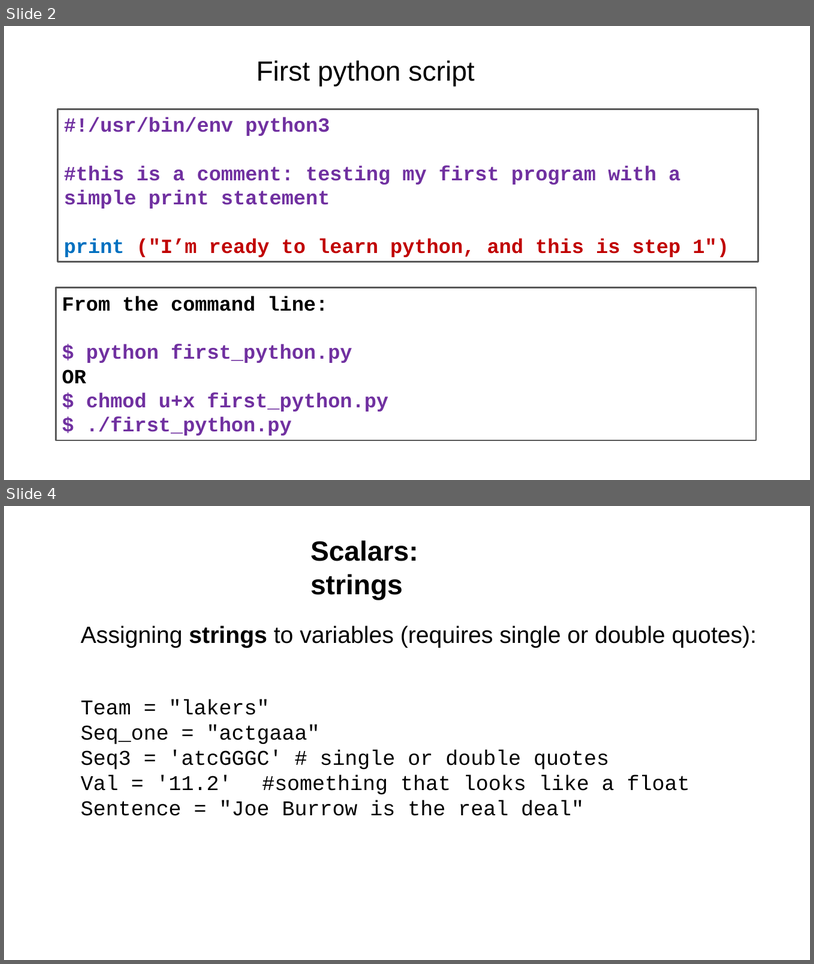
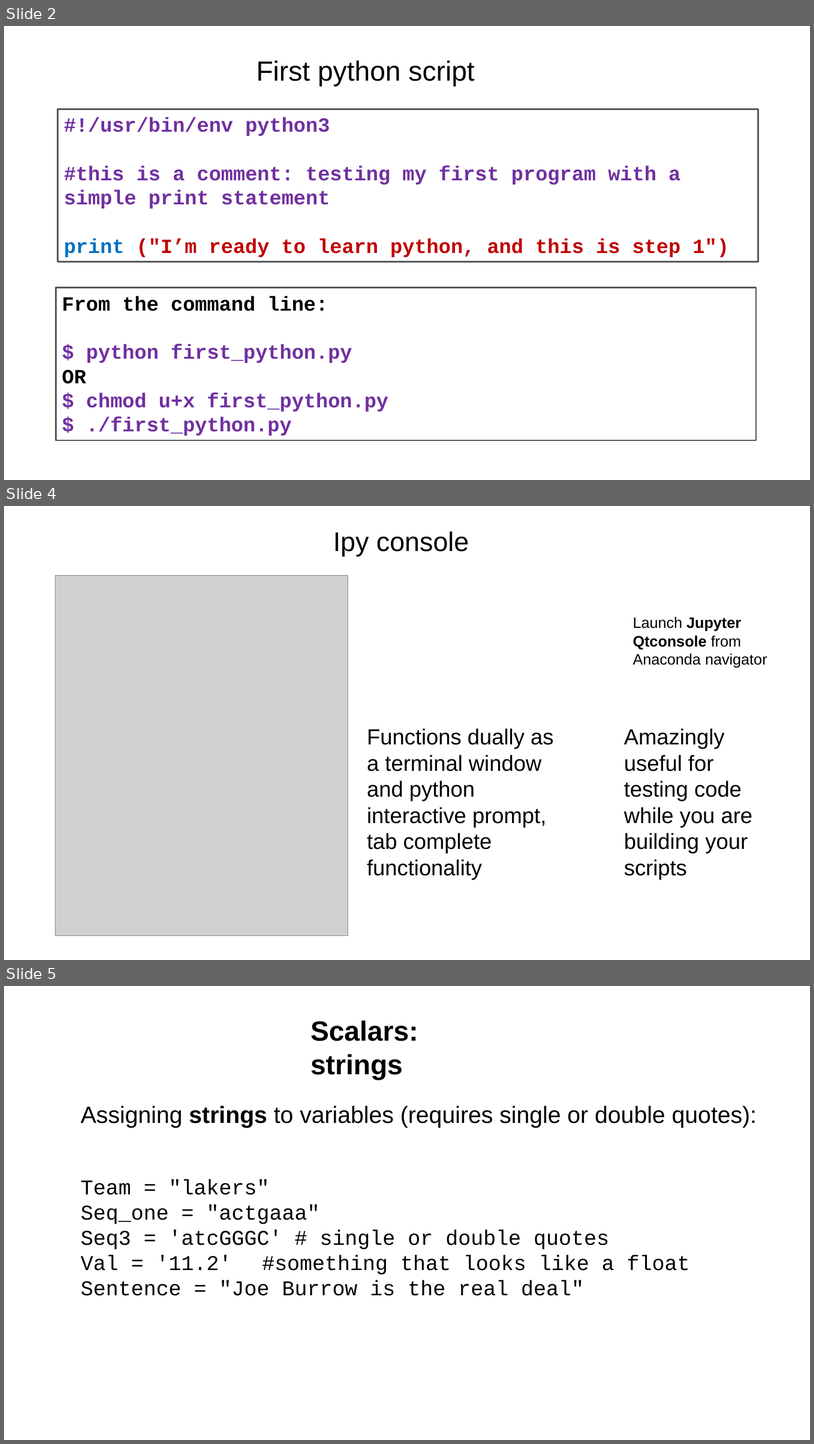
Before and after one commit to tparchman/F21_BIOL792_coursepage, a slide deck: week6_pythonI/week6_python.pptx. Shown one above the other, each under a label of ours: slides 2 and 4 before the commit, slides 2, 4 and 5 after it; the slides between them are not shown. The pictures are 814x964 and 814x1444 pixels, drawn with LibreOffice and Linux fonts; fonts in the diff are those of the drawing; grey boxes stand for pictures. Boxes give left, top, right and bottom in pixels: in the first picture for what was removed or moved away, otherwise in the second. Text is boxed around its words. In the diff, an @@ line names an element or a change of style, - is before the commit and + after.

```diff
--- a/week6_pythonI/week6_python.pptx
+++ b/week6_pythonI/week6_python.pptx
@@ slide 4 added at (4, 506, 810, 960), background #FFFFFF @@
@@ text added at (333, 531, 469, 556), 32 pt, text #000000 @@
+Ipy console
@@ picture added at (56, 576, 348, 936) @@
@@ text added at (633, 616, 768, 668), 18 pt, text #000000 @@
+Launch Jupyter Qtconsole from Anaconda navigator
@@ text added at (367, 728, 554, 880), 26 pt, text #000000 @@
+Functions dually as a terminal window and python interactive prompt, tab complete functionality
@@ text added at (624, 728, 753, 880), 26 pt, text #000000 @@
+Amazingly useful for testing code while you are building your scripts
@@ what was slide 4 is now slide 5 @@
```
Also in this commit, not shown: 3 slides changed, 1 other slide added, 1 other file.
